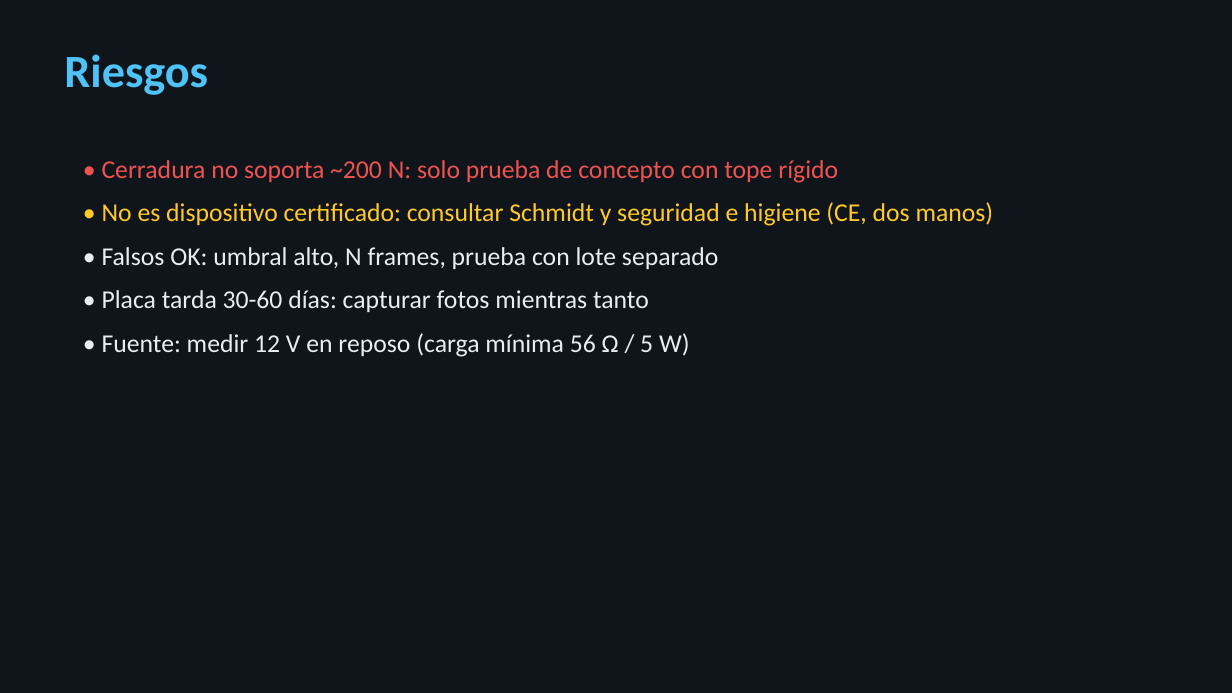
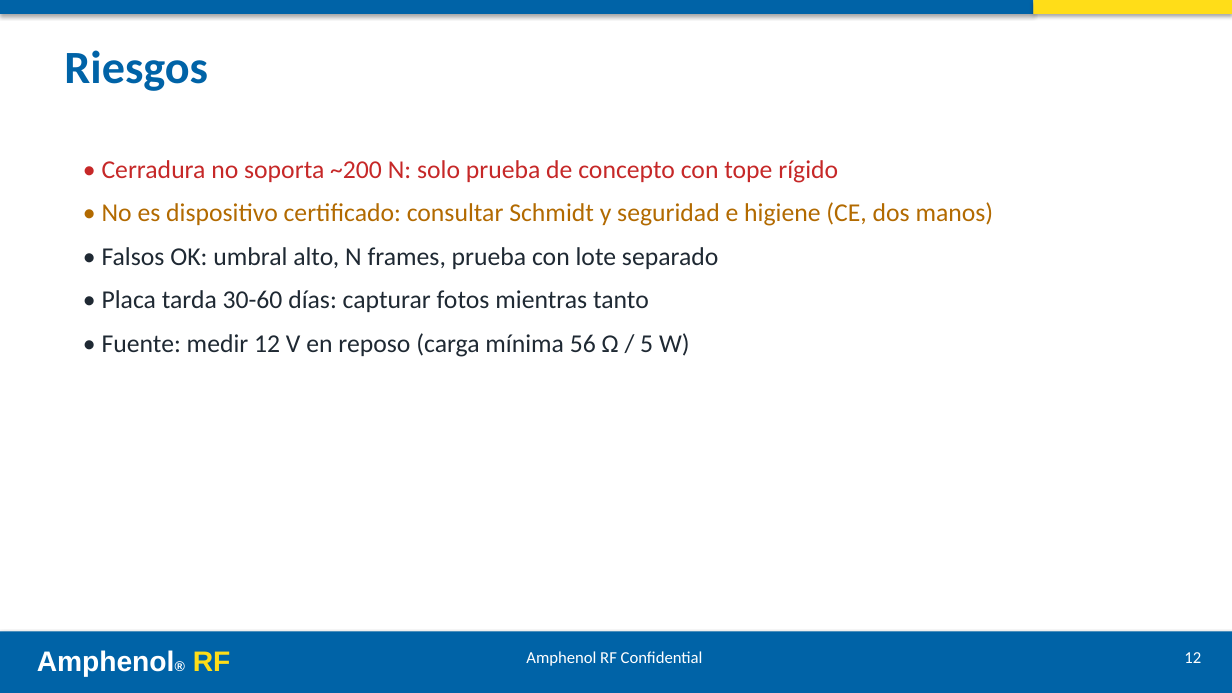
Before and after one commit to ricardosalmeron71-png/inspeccion-vision-solder-cap, a slide deck: slide 12 of docs/presentacion.pptx. Drawn at 1232x693 pixels with LibreOffice and Linux fonts; fonts in the diff are those of the drawing. Boxes give left, top, right and bottom in pixels: in the first picture for what was removed or moved away, otherwise in the second. Text is boxed around its words. In the diff, an @@ line names an element or a change of style, - is before the commit and + after.

```diff
--- a/docs/presentacion.pptx
+++ b/docs/presentacion.pptx
@@ background #10151C to #FFFFFF @@
@@ rectangle added at (0,0,1033,14), fill #0063A7 @@
@@ rectangle added at (1033,0,1232,14), fill #FFDD18 @@
@@ text "Riesgos" at (64,50,208,91): text colour #4FC3F7 to #0063A7 @@
@@ text "• Cerradura no soporta ~200 ..." at (102,160,994,357): text colour #EF5350 to #C62828 in "• Cerradura no soporta ~200 N: solo ..."; text colour #FFCA28 to #B26A00 in "• No es dispositivo certificado: consultar Schmidt ..."; text colour #E8EDF3 to #1F2933 in "• Falsos OK: umbral alto, N frames, ...", "• Placa tarda 30-60 días: capturar fotos ...", "• Fuente: medir 12 V en reposo ..." @@
@@ rectangle added at (0,631,1232,693), fill #0063A7 @@
@@ text added at (37,650,231,677), 22 pt, text #FFFFFF, bold @@
+Amphenol® RF
@@ text added at (526,651,703,666), 13 pt, text #FFFFFF @@
+Amphenol RF Confidential
@@ text added at (1184,652,1201,663), 13 pt, text #FFFFFF @@
+12
```
Also in this commit, not shown: 12 other slides changed, 1 other file.
